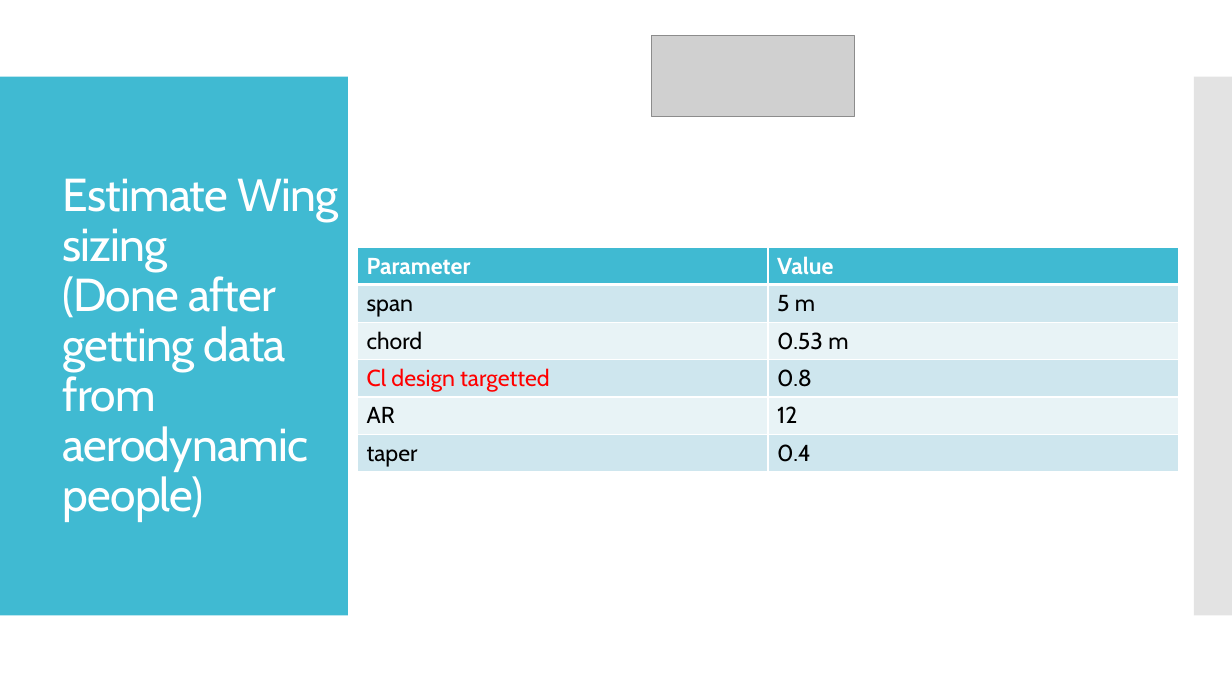
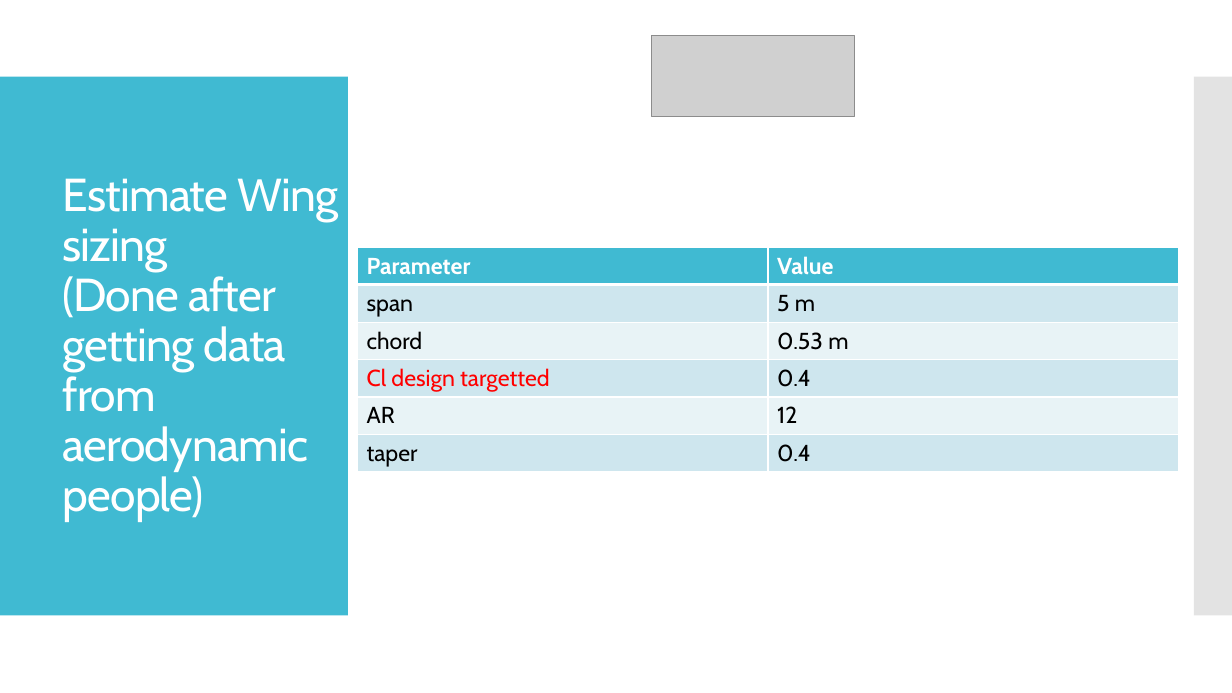
Before and after one commit to s-ritwik/VFS_IIT_KANPUR, a slide deck: slide 27 of BEMT_results/VFS performance validation.pptx. Drawn at 1232x693 pixels with LibreOffice and Linux fonts; fonts in the diff are those of the drawing; grey boxes stand for pictures. Boxes give left, top, right and bottom in pixels: in the first picture for what was removed or moved away, otherwise in the second. Text is boxed around its words. In the diff, an @@ line names an element or a change of style, - is before the commit and + after.

```diff
--- a/BEMT_results/VFS performance validation.pptx
+++ b/BEMT_results/VFS performance validation.pptx
@@ table at (358, 247, 1178, 471) @@
-row 4, column 2: 0.8
+row 4, column 2: 0.4
```
Also in this commit, not shown: 2 other slides changed, 58 other files.
